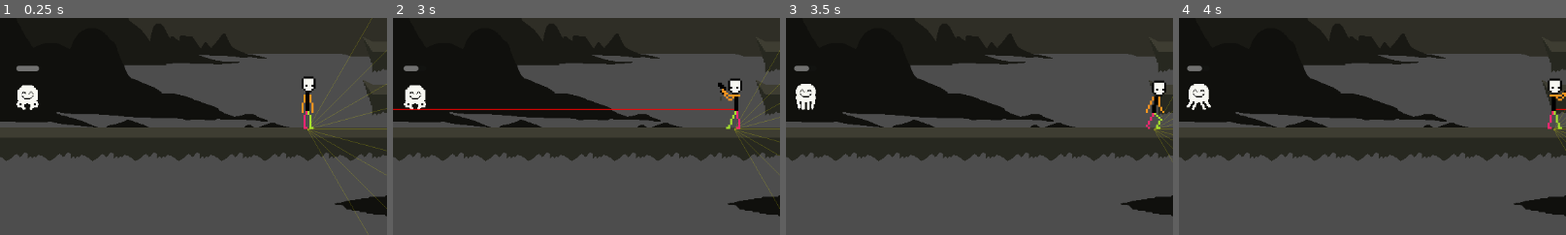
Above: before the commit, frames 1-4 (left to right).
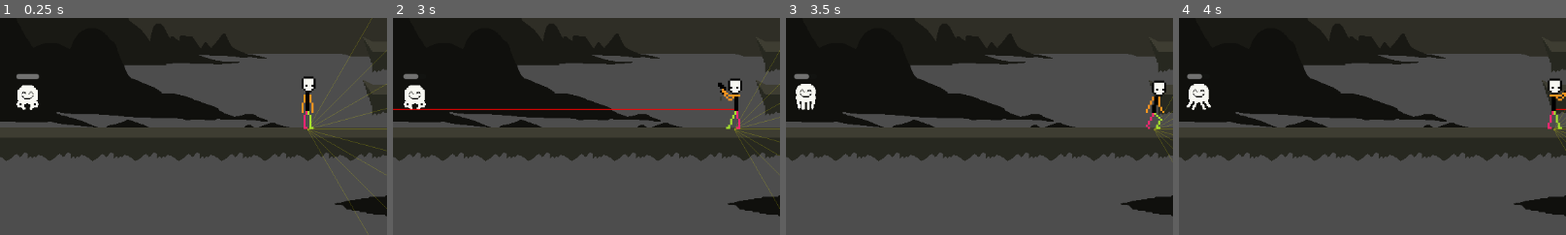
Above: after the commit, the same moments.

Repository: astrimbu/game-test
Game: Godot game, scene res://scenes/World.tscn
The game is run twice, just before and just after one commit, with the same random seed, the same clock (stepped at 60 frames per second) and the same inputs.
Inputs (mouse positions are % of the whole screen's width and height, from its top left):
- Up to frame 1 (0.25 s): no input
- Up to frame 2 (3 s): tap Enter (ui_accept) at 0.5, 0.77, 1.52 s; move the mouse to (72, 45) at 0.52 s; hold Space (shoot) 0.53-1.28 s; hold Right (ui_right) 0.53-2.03 s; click (72, 45) at 0.67 s; move the mouse to (30, 55) at 1.27 s; click (30, 55) at 1.35 s; tap Space (shoot) at 1.55, 2.85 s; move the mouse to (60, 28) at 2.02 s; hold Left (ui_left) 2.03-2.78 s; hold Space (shoot) 2.03-2.78 s; click (60, 28) at 2.17 s; move the mouse to (45, 70) at 2.77 s; hold Right (ui_right) from 2.78 s (still down); click (45, 70) at 2.92 s
- Up to frame 3 (3.5 s): keep holding Right (ui_right); tap Enter (ui_accept) at 3.02 s
- Up to frame 4 (4 s): keep holding Right (ui_right); move the mouse to (80, 65) at 3.52 s; hold Space (shoot) from 3.53 s (still down); click (80, 65) at 3.6 s; tap Enter (ui_accept) at 3.77 s
The pictures show only the part of the screen within x 19-69%, y 46-96%; the shares and areas given below are measured in that part.

The runs differ from the first frame. In frame 1, 0.3% of the frame differs, in the area x 4-11%, y 21-29%; in frame 2, 0.3%, in the area x 2-9%, y 21-43%; in frame 3, 0.2%; in frame 4, 0.2%.

Commit message:
Target enemy

Diff:
--- a/scenes/Enemy.tscn
+++ b/scenes/Enemy.tscn
@@ -139,9 +139,9 @@
 
 [node name="HealthBar" type="ProgressBar" parent="."]
 offset_left = -17.0
-offset_top = -94.0
+offset_top = -82.0
 offset_right = 17.0
-offset_bottom = -86.0
+offset_bottom = -74.0
 max_value = 10.0
 step = 1.0
 show_percentage = false
--- a/scripts/enemy.gd
+++ b/scripts/enemy.gd
@@ -94,3 +94,9 @@
 	# Play idle animation if it exists
 	if animation_player.has_animation("idle"):
 		animation_player.play("idle")
+
+func _input(event):
+	if event is InputEventMouseButton and event.pressed and event.button_index == MOUSE_BUTTON_LEFT:
+		if get_global_mouse_position().distance_to(global_position) < sprite.texture.get_width() / 2:
+			var player = get_tree().get_root().get_node("World/Player")
+			player.set_target_enemy(self)
--- a/scripts/player.gd
+++ b/scripts/player.gd
@@ -17,6 +17,7 @@
 var is_shooting = false
 var intermediate_target = null  # The next platform to jump to
 var platform_jump_position = null  # The position to jump from
+var target_enemy = null
 
 @onready var sprite = $Sprite2D
 @onready var animation_player = $AnimationPlayer
@@ -277,8 +278,7 @@
 	if is_on_floor():
 		velocity.x = 0
 
-	# Check if we should keep shooting
-	if Input.is_action_pressed("shoot") and not is_shooting:
+	if (Input.is_action_pressed("shoot") or target_enemy):
 		shoot()  # Start another shot
 	elif not is_shooting:  # Only return to idle if we're not in the middle of a shot
 		current_state = State.IDLE
@@ -335,9 +335,29 @@
 		return true
 	return false
 
+func set_target_enemy(enemy):
+	target_enemy = enemy
+	target_indicator.visible = true
+	target_indicator.global_position = enemy.global_position - Vector2(0, enemy.sprite.texture.get_height() + 32)
+
+	# Check if we need to turn around
+	var direction_to_enemy = sign(enemy.global_position.x - global_position.x)
+	if direction_to_enemy != last_direction:
+		last_direction = direction_to_enemy
+		sprite.flip_h = last_direction < 0
+
+	current_state = State.SHOOTING
+
 func shoot():
-	if is_shooting:  # Don't allow shooting if we're already shooting
-		return
+	if is_shooting:
+		return
+
+	# Check if we need to turn around before shooting
+	if target_enemy:
+		var direction_to_enemy = sign(target_enemy.global_position.x - global_position.x)
+		if direction_to_enemy != last_direction:
+			last_direction = direction_to_enemy
+			sprite.flip_h = last_direction < 0
 
 	current_state = State.SHOOTING
 	is_shooting = true
@@ -363,12 +383,17 @@
 		var enemy = result.collider
 		if enemy.has_method("hit"):
 			enemy.hit(shoot_position)
+			if enemy.is_dead:
+				target_enemy = null
+				target_indicator.visible = false
 
 	# Wait for animation to complete
 	await animation_player.animation_finished
 
 	is_shooting = false
-	if not Input.is_action_pressed("shoot"):
+	if target_enemy or Input.is_action_pressed("shoot"):
+		shoot()  # Shoot again
+	else:
 		current_state = State.IDLE
 		animation_player.play("idle")
 	queue_redraw()
Not shown, changed: .gitignore
